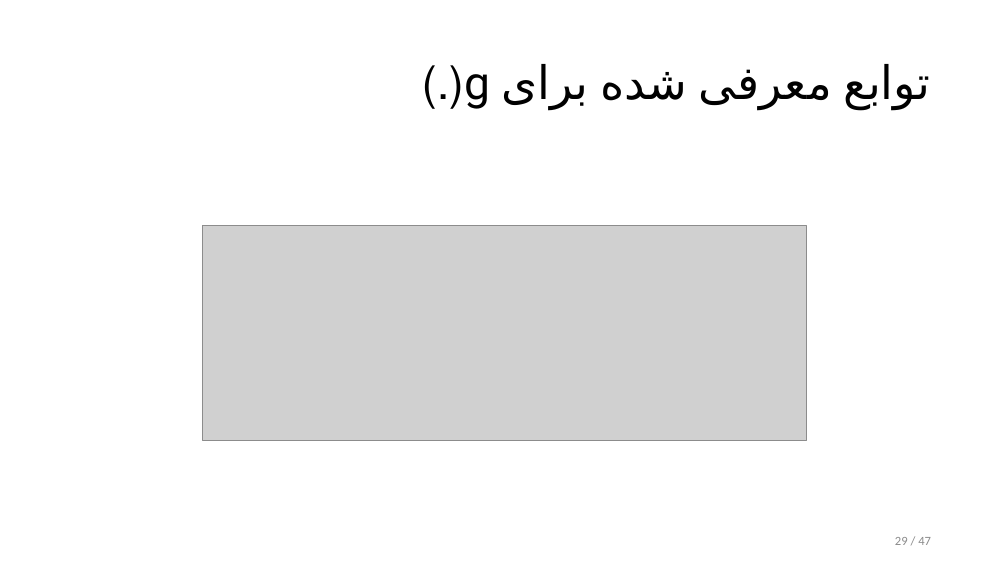
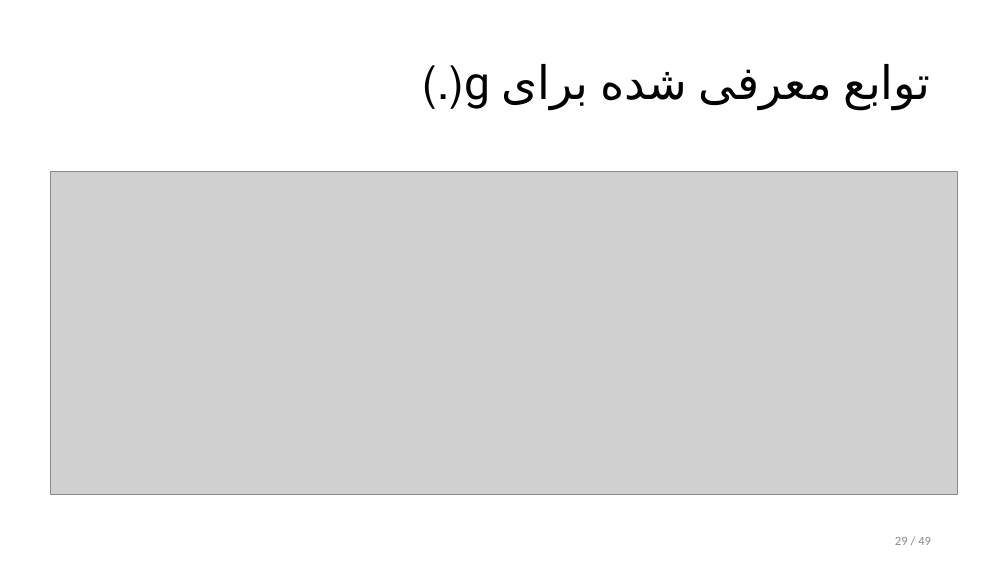
Before and after one commit to alphamarket/defence.pres, a slide deck: slide 29 of defence.pptx. Drawn at 1008x567 pixels with LibreOffice and Linux fonts; fonts in the diff are those of the drawing; grey boxes stand for pictures. Boxes give left, top, right and bottom in pixels: in the first picture for what was removed or moved away, otherwise in the second. Text is boxed around its words. In the diff, an @@ line names an element or a change of style, - is before the commit and + after.

```diff
--- a/defence.pptx
+++ b/defence.pptx
@@ picture resized from (x1=202, y1=225, x2=806, y2=440) to (x1=51, y1=172, x2=958, y2=495) @@
@@ page number at (x1=895, y1=537, x2=931, y2=545): text changed @@
-29 / 47
+29 / 49
```
Also in this commit, not shown: 12 other slides changed, 2 slides added, 1 slide removed, 2 other files.
